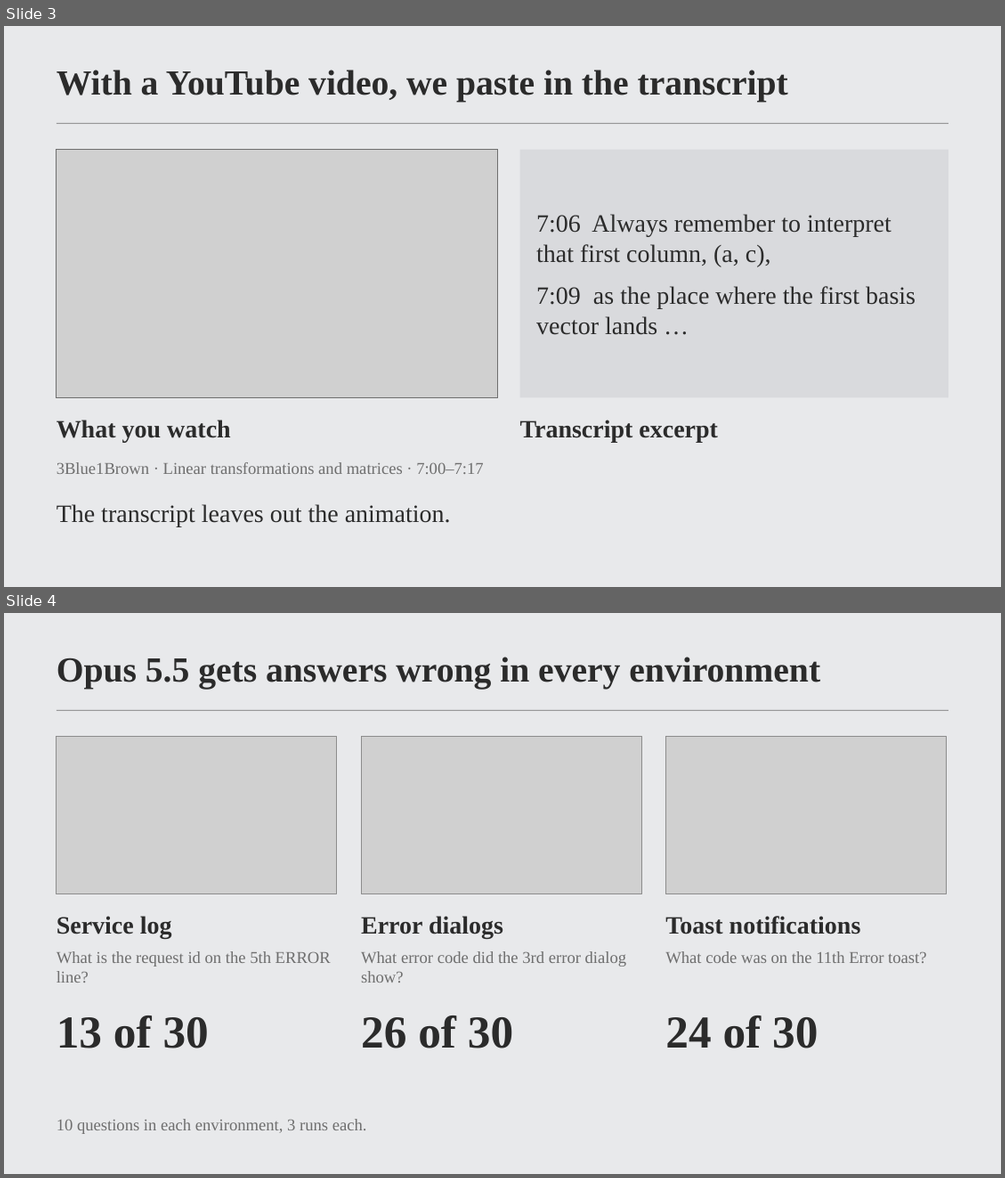
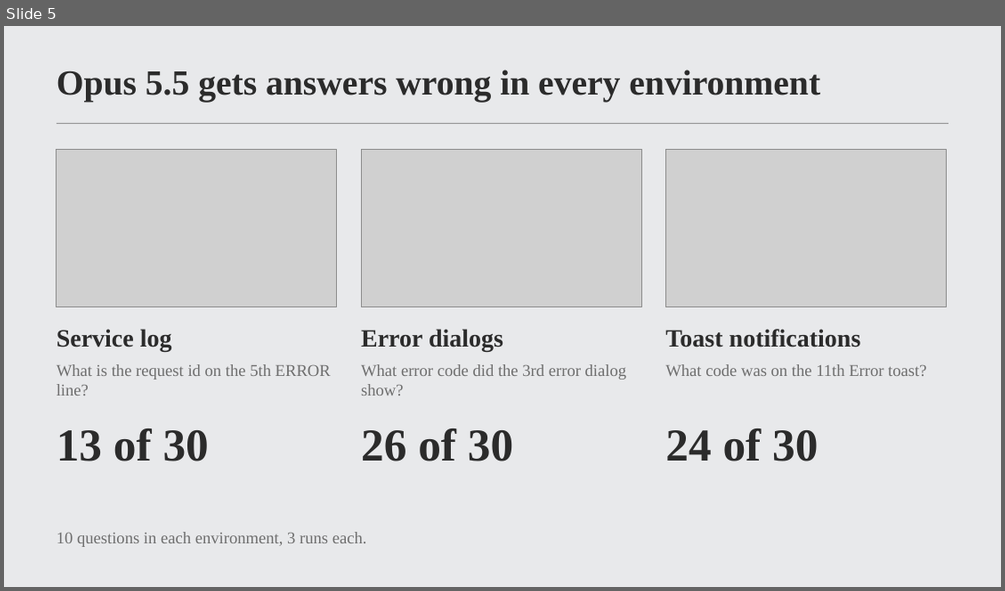
Before and after one commit to MrNaakka/bidy2, a slide deck: docs/framehunt-pitch-short.pptx. Shown one above the other, each under a label of ours: slides 3 and 4 before the commit, slide 5 after it. The pictures are 1005x1178 and 1005x591 pixels, drawn with LibreOffice and Linux fonts; fonts in the diff are those of the drawing; grey boxes stand for pictures; background and template pictures are left out. Boxes give left, top, right and bottom in pixels: in the first picture for what was removed or moved away, otherwise in the second. Text is boxed around its words. In the diff, an @@ line names an element or a change of style, - is before the commit and + after.

```diff
--- a/docs/framehunt-pitch-short.pptx
+++ b/docs/framehunt-pitch-short.pptx
@@ slide 3 removed at (4,26,1001,587), background picture (left out); not listed: 1 template element that a slide beside it also shows @@
@@ title removed at (57,70,788,102) @@
-With a YouTube video, we paste in the transcript
@@ picture removed at (57,150,498,398) @@
@@ rectangle removed at (57,150,498,398) @@
@@ rectangle removed at (520,150,948,398) @@
-7:06 Always remember to interpret that first column, (a, c),
-7:09 as the place where the first basis vector lands …
@@ text removed at (57,419,231,442) @@
-What you watch
@@ text removed at (520,419,718,442) @@
-Transcript excerpt
@@ text removed at (57,462,483,474) @@
-3Blue1Brown · Linear transformations and matrices · 7:00–7:17
@@ text removed at (57,504,451,526) @@
-The transcript leaves out the animation.
@@ what was slide 4 is now slide 5 @@
```
Also in this commit, not shown: 2 slides changed, 3 slides added, 1 other slide removed.
